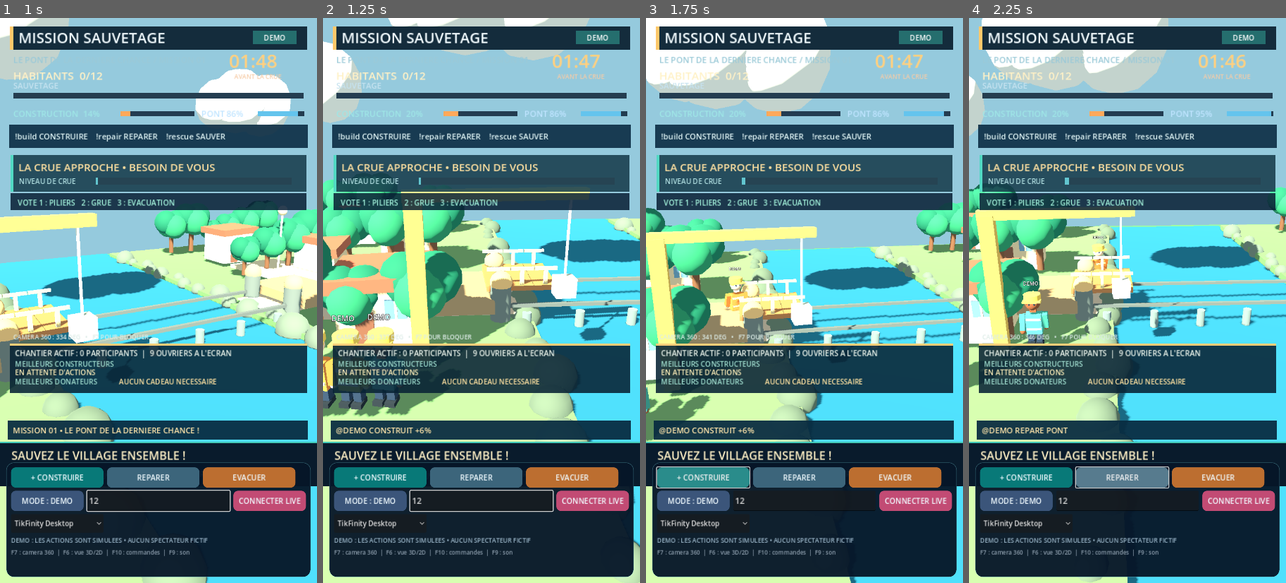
Above: before the commit, frames 1-4 (left to right).
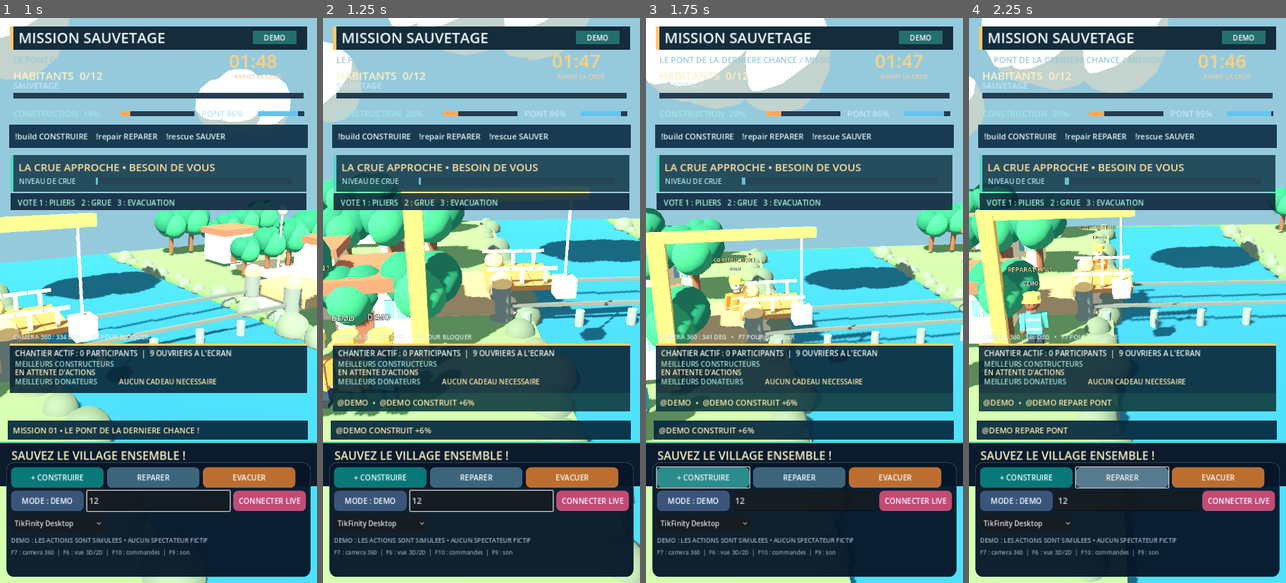
Above: after the commit, the same moments.

Repository: Hsergo/LIVE-BATTLES
Game: Godot game, scene res://main.tscn
Same seed, same stepped clock (60 frames per second), same inputs: the game is played once before the commit and once after it.
Inputs (mouse positions are in pixels of both pictures, inside the frame that each line leads up to):
- Up to frame 1 (1 s): click (158, 498) at 0.52 s; type "12" at 0.6 s
- Up to frame 2 (1.25 s): no input
- Up to frame 3 (1.75 s): click "+ CONSTRUIRE" at 1.25 s
- Up to frame 4 (2.25 s): click "REPARER" at 2 s

Frame 1 is identical in both runs. In frame 2, 2.9% of the frame differs, in the area x 0-97%, y 43-70%; in frame 3, 3.1%; in frame 4, 3.2%, in the area x 3-97%, y 36-70%.

Commit message:
feat(3d): each real comment highlights the author's moving worker with an action caption and personal confirmation

Diff:
--- a/rescue/game/scripts/main.gd
+++ b/rescue/game/scripts/main.gd
@@ -151,6 +151,11 @@
 				var scene_event: Dictionary = events[index]
 				if int(scene_event.get("id",0)) > int(world_3d.get("last_event")):
 					world_3d.call("record_event",scene_event)
+					var actor_name := str(scene_event.get("user",""))
+					var event_kind := str(scene_event.get("kind",""))
+					if event_kind in ["build","repair","rescue","gift"] and not actor_name.is_empty():
+						action_headline = "@" + actor_name.substr(0,20) + "  •  " + str(scene_event.get("message","")).substr(0,43)
+						action_headline_life = 4.5
 					world_3d.set("last_event",int(scene_event.get("id",0)))
 		var e: Dictionary = events[0]
 		if int(e.get("id",0)) != last_event:
@@ -934,6 +939,9 @@
 	_draw_agent_message()
 	_draw_3d_leaderboards()
 	_draw_status_3d()
+	if action_headline_life > 0:
+		_rect(22,849,676,43,Color("#113c40e8"))
+		_text(action_headline.substr(0,63),Vector2(32,878),18,Color("#ffe9aa"))
 	_draw_footer()
 	if banner_life > 0:
 		_rect(33,854,654,67,Color("#071c2be9"))
--- a/rescue/game/scripts/world_3d.gd
+++ b/rescue/game/scripts/world_3d.gd
@@ -344,8 +344,19 @@
 	tag.modulate = Color("#ffffff")
 	tag.outline_size = 8
 	tag.billboard = BaseMaterial3D.BILLBOARD_ENABLED
+	var action_tag := Label3D.new()
+	rig.add_child(action_tag)
+	action_tag.text = ""
+	action_tag.visible = false
+	action_tag.position = Vector3(0,3.16,0)
+	action_tag.font_size = 52
+	action_tag.pixel_size = 0.0047
+	action_tag.modulate = Color("#fff0a5")
+	action_tag.outline_size = 9
+	action_tag.billboard = BaseMaterial3D.BILLBOARD_ENABLED
 	limbs["rig"] = rig
 	limbs["label"] = tag
+	limbs["action_tag"] = action_tag
 	limbs["age"] = 0.0
 	limbs["action_time"] = 0.0
 	limbs["action"] = "idle"
@@ -418,6 +429,19 @@
 	var actor: Dictionary = actors[name]
 	actor["action_time"] = 3.5
 	actor["action"] = kind
+	var action_tag: Label3D = actor["action_tag"]
+	action_tag.visible = kind != "join"
+	var contribution_text := ""
+	match kind:
+		"build":
+			contribution_text = "CONSTRUCTION !"
+		"repair":
+			contribution_text = "REPARATION !"
+		"rescue":
+			contribution_text = "SAUVETAGE !"
+		"gift":
+			contribution_text = "RENFORT !"
+	action_tag.text = contribution_text
 	actor["last_used"] = clock
 	focus_user = name
 	spotlight_time = 3.5 if kind != "join" else 1.5
@@ -437,6 +461,10 @@
 		var t := float(actor["age"])
 		var remaining := maxf(0,float(actor["action_time"])-delta)
 		actor["action_time"] = remaining
+		var action_tag: Label3D = actor["action_tag"]
+		action_tag.visible = remaining > 0.0 and str(actor["action"]) != "join"
+		if action_tag.visible:
+			action_tag.position.y = 3.16+sin(t*3.4)*0.08
 		var slot_pos := _worker_position(int(actor["slot"]))
 		var target := slot_pos + Vector3(0,0.0,sin(t*0.5+float(actor["slot"]))*0.16)
 		if remaining > 0.0:
